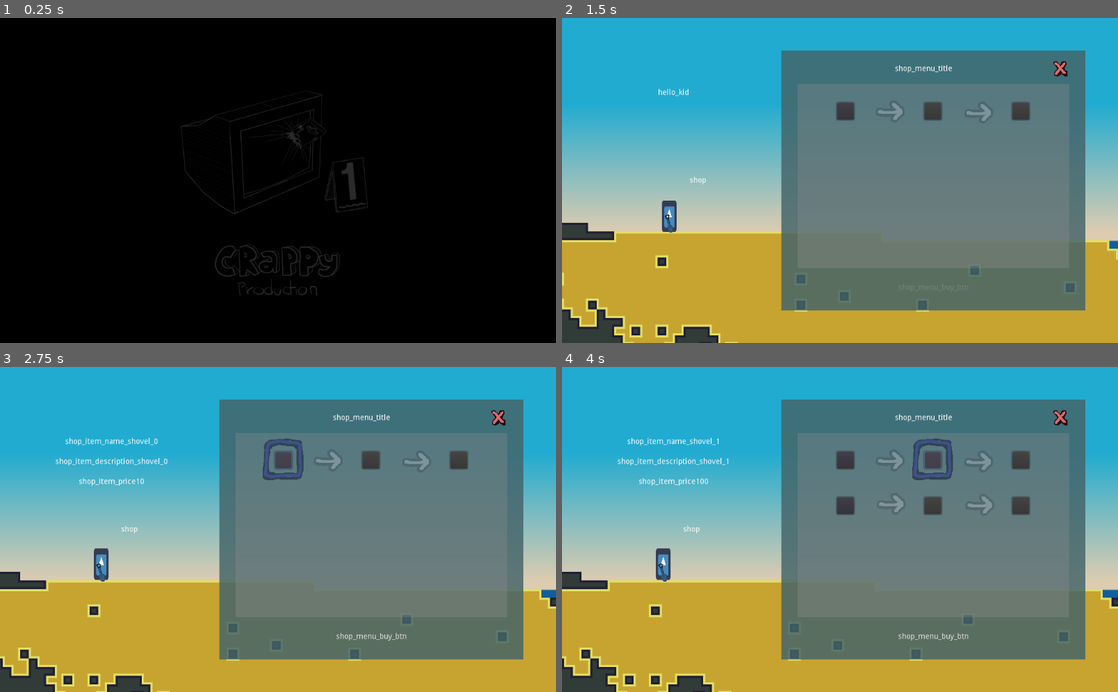
Above: before the commit, frames 1-4 (two rows, left to right).
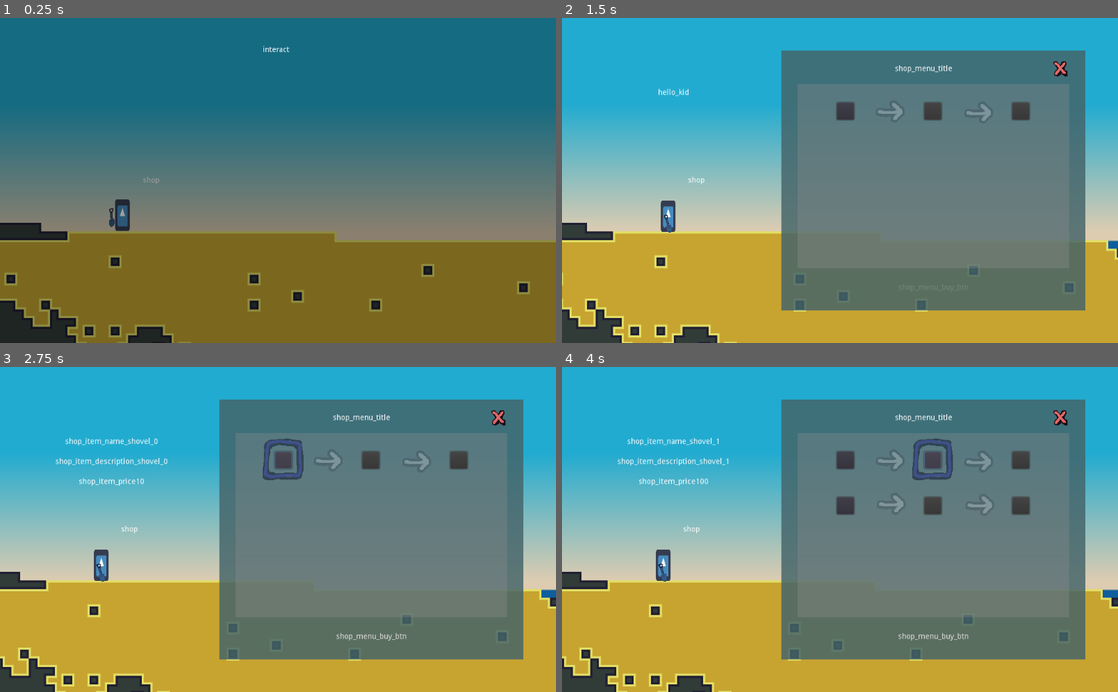
Above: after the commit, the same moments.

Repository: Eptwalabha/ld48
Game: Godot game, scene res://scenes/splash-screen/SplashScreen.tscn
Two runs of this game, one before a commit and one after it. Both use one fixed random seed, a clock stepped at 60 frames per second and the inputs below. The engine's default icon, where the game draws it, is replaced by a stand-in: a white triangle on a blue panel in a dark square.
Inputs (mouse positions are in pixels of both pictures, inside the frame that each line leads up to):
- Up to frame 1 (0.25 s): no input
- Up to frame 2 (1.5 s): tap Enter (ui_accept) at 0.5 s; move the mouse to (962, 164) at 0.52 s; hold Right (move_right) 0.53-1.25 s; hold E (action) 0.53-1.25 s; click (962, 164) at 0.67 s; tap Space (move_jump) at 0.77 s; drag from (728, 196) to (990, 213) at 1.27 s
- Up to frame 3 (2.75 s): click (283, 461) at 2 s
- Up to frame 4 (4 s): click "shop_menu_buy_btn" at 2.75 s; click (934, 461) at 3.5 s

The runs differ from the first frame. In frame 1, 100% of the frame differs, in the area x 0-100%, y 0-100%; in frame 2, 0.6%; in frame 3, less than 0.1%; in frame 4, less than 0.1%.

Commit message:
change boot splash

Diff:
--- a/project.godot
+++ b/project.godot
@@ -117,6 +117,8 @@
 author: eptwalabha
 date: 2021-04-24"
 run/main_scene="res://scenes/splash-screen/SplashScreen.tscn"
+boot_splash/image="res://assets/splash-screen/godot-logo-white.png"
+boot_splash/bg_color=Color( 0, 0, 0, 1 )
 config/icon="res://icon.png"
 
 [autoload]
--- a/scenes/splash-screen/SplashScreen.gd
+++ b/scenes/splash-screen/SplashScreen.gd
@@ -1,13 +1,16 @@
 extends Control
 
 func _ready() -> void:
-	$AnimationPlayer.play("fade-in")
+	if GameAutoload.DEBUG:
+		load_main_scene()
+	else:
+		$AnimationPlayer.play("fade-in")
 
-func _input(event: InputEvent) -> void:
+func _input(_event: InputEvent) -> void:
 	if Input.is_action_just_pressed("ui_accept") or Input.is_action_just_pressed("ui_cancel"):
 		load_main_scene()
 
-func _on_AnimationPlayer_animation_finished(anim_name: String) -> void:
+func _on_AnimationPlayer_animation_finished(_anim_name: String) -> void:
 	load_main_scene()
 
 func load_main_scene() -> void:
